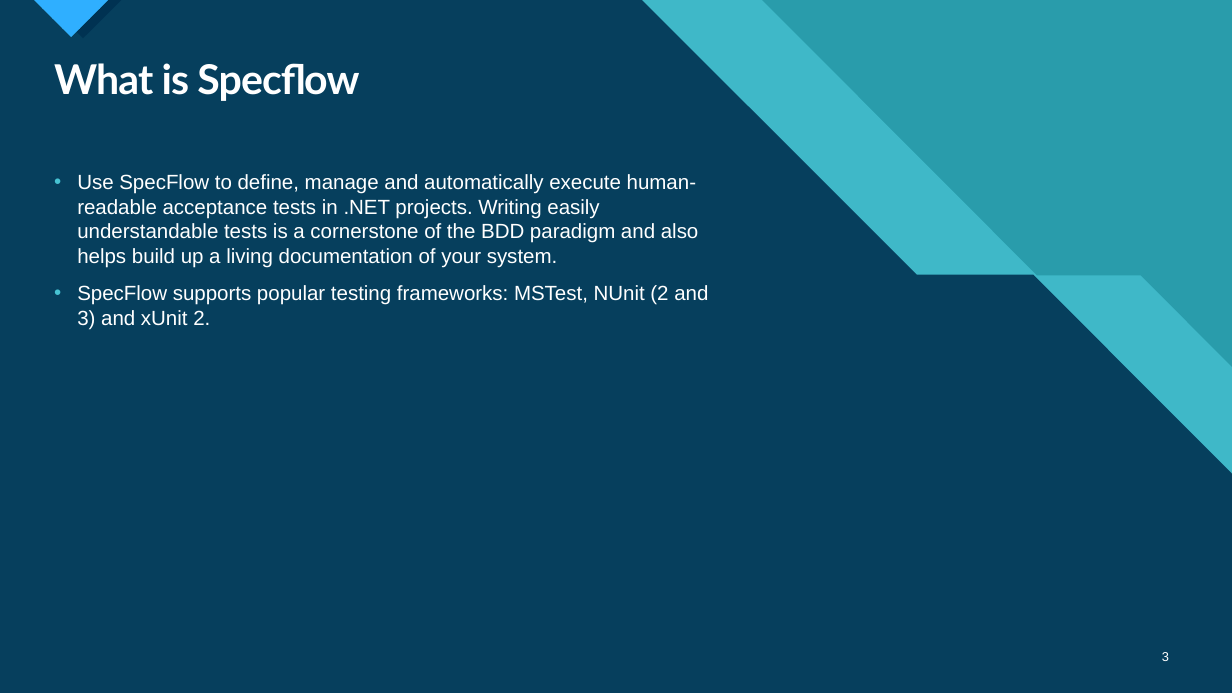
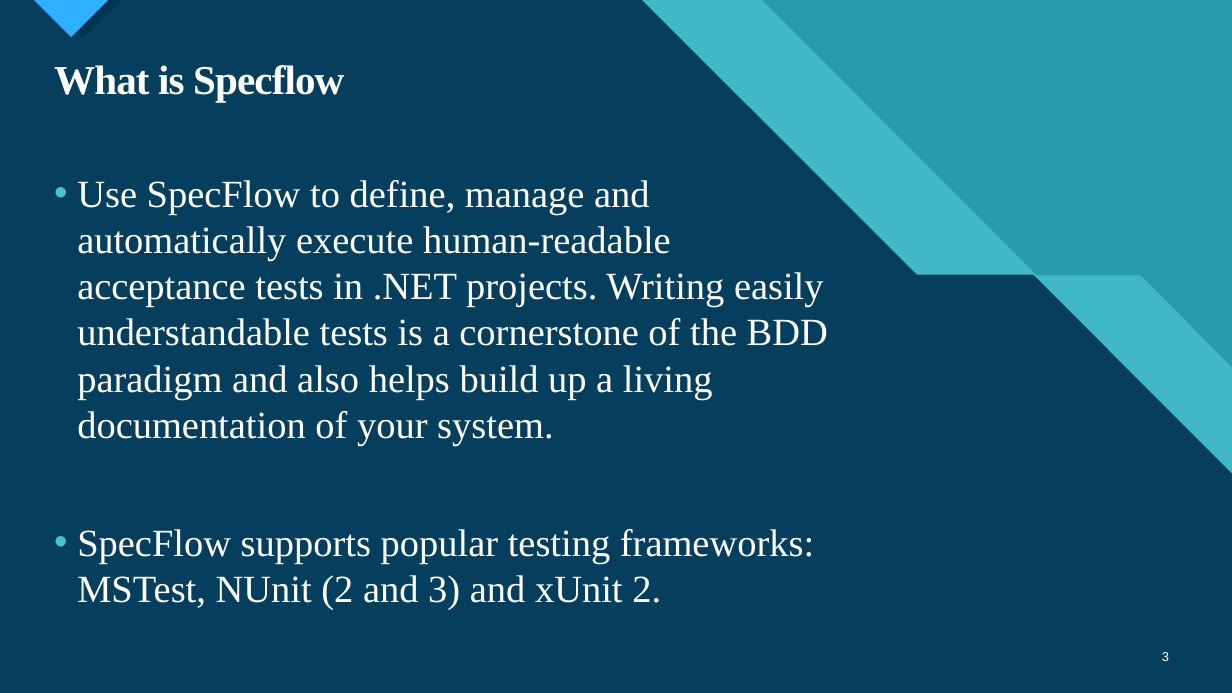
Before and after one commit to ngohungphuc/Presentation, a slide deck: slide 3 of Selenium/Specflow/Web Automation Test with Specflow.pptx. Drawn at 1232x693 pixels with LibreOffice and Linux fonts; fonts in the diff are those of the drawing. Boxes give left, top, right and bottom in pixels: in the first picture for what was removed or moved away, otherwise in the second. Text is boxed around its words. In the diff, an @@ line names an element or a change of style, - is before the commit and + after.

```diff
--- a/Selenium/Specflow/Web Automation Test with Specflow.pptx
+++ b/Selenium/Specflow/Web Automation Test with Specflow.pptx
@@ title "What is Specflow" at (x1=54, y1=65, x2=344, y2=102): font Lato to Times New Roman @@
@@ text "Use SpecFlow to define, manage ..." at (x1=77, y1=180, x2=828, y2=610): size 16 to 30 pt, font Arial to Times New Roman @@
```
Also in this commit, not shown: 2 other slides changed, 3 slides added.
